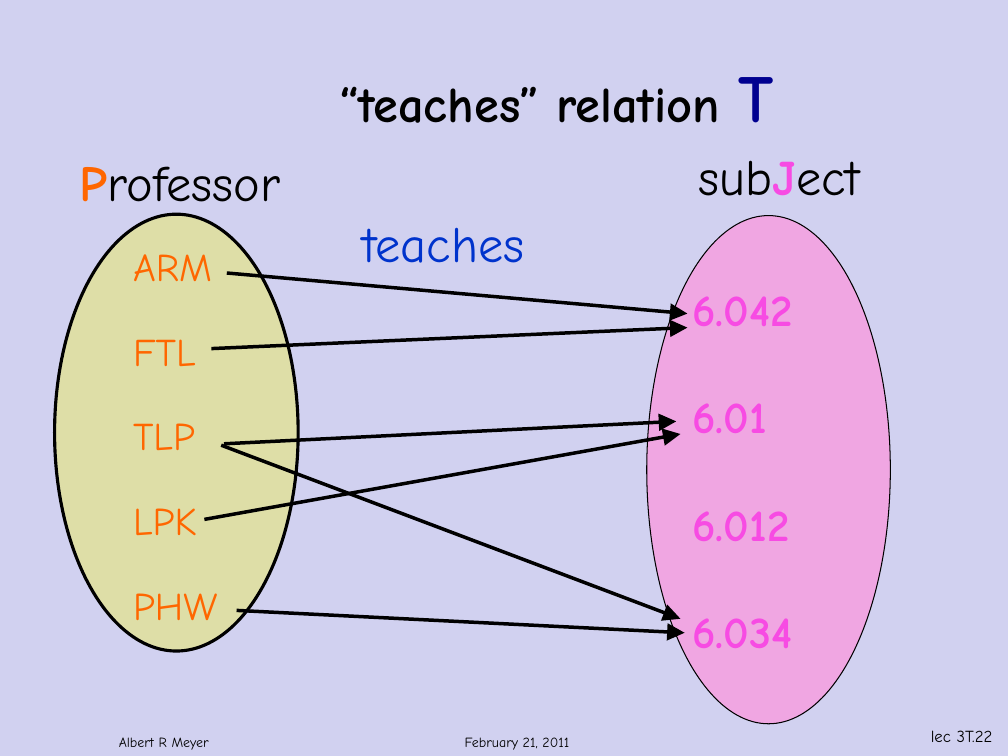
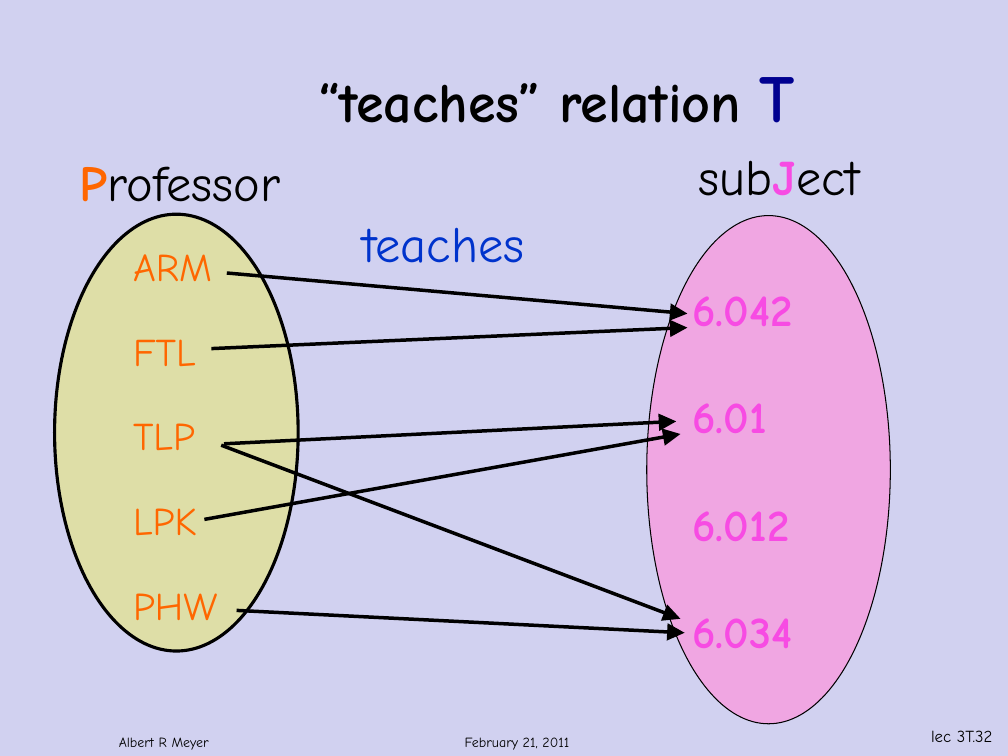
Before and after one commit to armeyer/mcs_web, a slide deck: slide 32 of spring12/slidesS12/relations.pptx (slide 22 before the commit). Drawn at 1008x756 pixels with LibreOffice and Linux fonts; fonts in the diff are those of the drawing; background and template pictures are left out. Boxes give left, top, right and bottom in pixels: in the first picture for what was removed or moved away, otherwise in the second. Text is boxed around its words. In the diff, an @@ line names an element or a change of style, - is before the commit and + after.

```diff
--- a/spring12/slidesS12/relations.pptx
+++ b/spring12/slidesS12/relations.pptx
@@ title "“teaches” relation T" at box(319, 77, 794, 123): size 36 to 40 pt @@
@@ page number at box(931, 730, 993, 742): text changed @@
-lec 3T.22
+lec 3T.32
```
Also in this commit, not shown: 25 other slides changed, 16 slides added, 15 slides removed.
